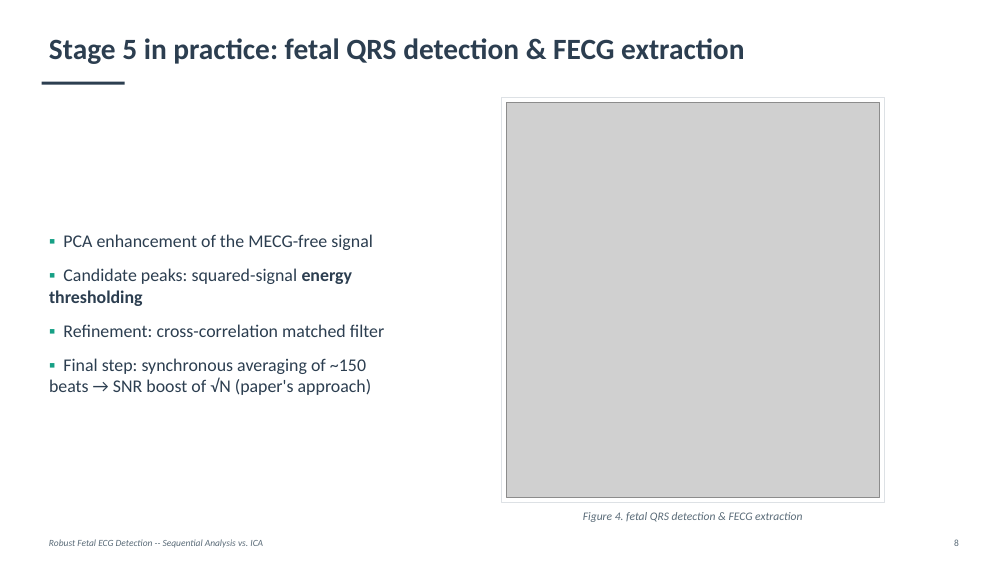
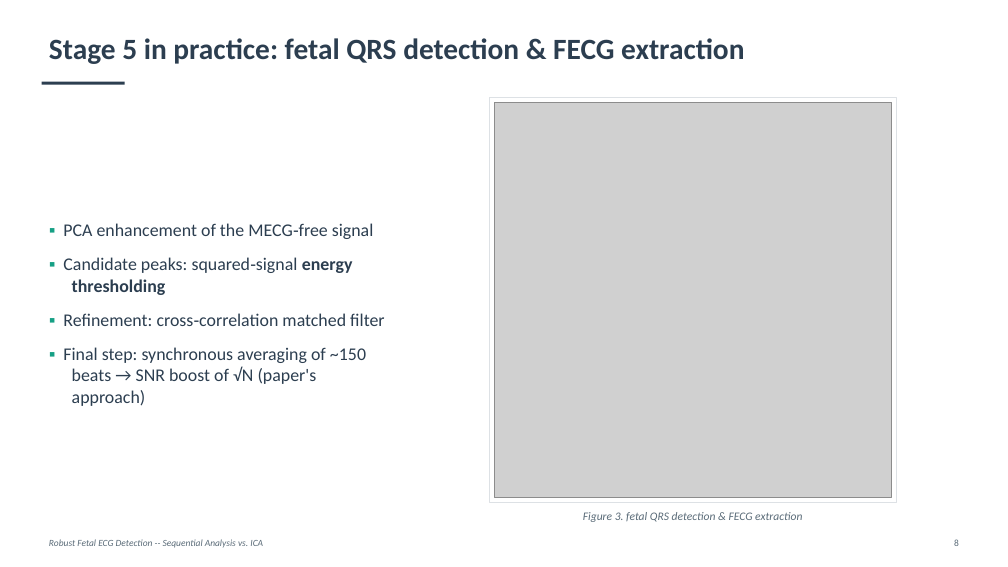
Before and after one commit to fedeceru/BSP_project, a slide deck: slide 8 of presentation/BSP_presentation.pptx. Drawn at 1008x567 pixels with LibreOffice and Linux fonts; fonts in the diff are those of the drawing; grey boxes stand for pictures. Boxes give left, top, right and bottom in pixels: in the first picture for what was removed or moved away, otherwise in the second. Text is boxed around its words. In the diff, an @@ line names an element or a change of style, - is before the commit and + after.

Commit message:
Aggiorna la presentazione e migliora la gestione del layout nel generatore di diapositive

```diff
--- a/presentation/BSP_presentation.pptx
+++ b/presentation/BSP_presentation.pptx
@@ rectangle: place and size @@
-rectangle at bbox=[502, 98, 885, 502]
+rectangle at bbox=[490, 98, 897, 502]
@@ picture: place and size @@
-picture at bbox=[507, 102, 880, 498]
+picture at bbox=[495, 102, 892, 498]
@@ text at bbox=[63, 223, 384, 326]: text changed @@
-▪ PCA enhancement of the MECG-free signal
-▪ Candidate peaks: squared-signal energy thresholding
-▪ Refinement: cross-correlation matched filter
+▪ PCA enhancement of the MECG‑free signal
+▪ Candidate peaks: squared‑signal energy thresholding
+▪ Refinement: cross‑correlation matched filter
@@ text at bbox=[63, 347, 366, 406]: indent changed @@
@@ text at bbox=[583, 512, 802, 522]: text changed @@
-Figure 4. fetal QRS detection & FECG extraction
+Figure 3. fetal QRS detection & FECG extraction
```
Also in this commit, not shown: 19 other slides changed, 2 other files.
